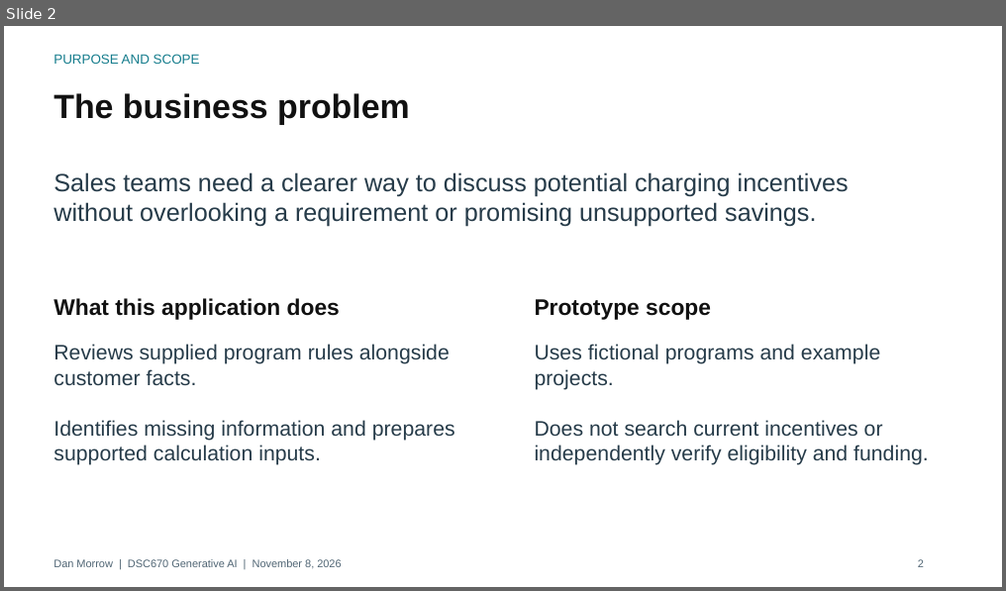
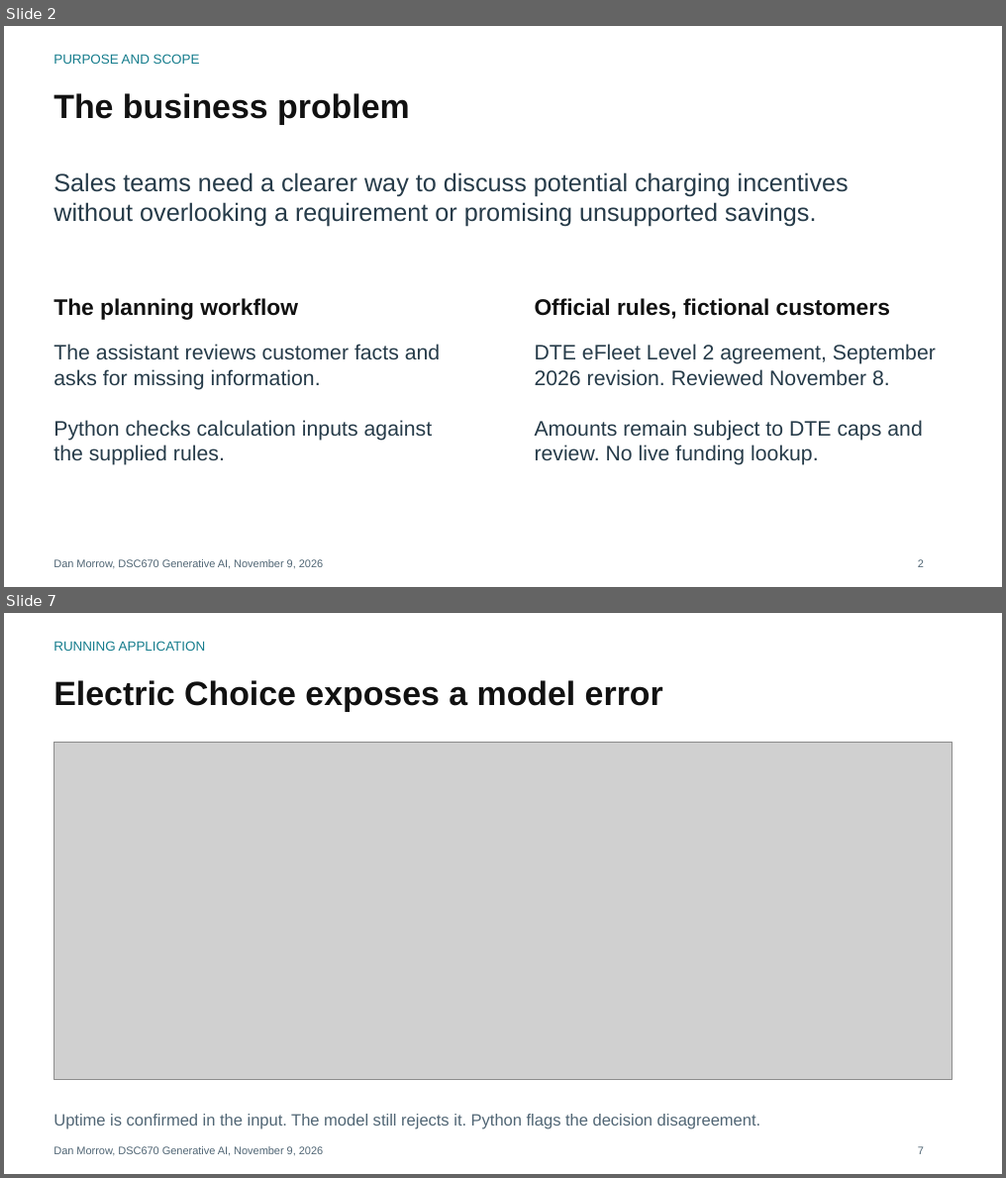
Before and after one commit to danof2morrow/data-science-portfolio, a slide deck: generative-ai/commercial-fleet-ev-incentive-assistant/commercial_fleet_ev_incentive_assistant_presentation.pptx. Shown one above the other, each under a label of ours: slide 2 before the commit, slides 2 and 7 after it; the slides between them are not shown. The pictures are 1006x591 and 1006x1178 pixels, drawn with LibreOffice and Linux fonts; fonts in the diff are those of the drawing; grey boxes stand for pictures. Boxes give left, top, right and bottom in pixels: in the first picture for what was removed or moved away, otherwise in the second. Text is boxed around its words. In the diff, an @@ line names an element or a change of style, - is before the commit and + after.

Commit message:
Complete DTE Streamlit portfolio with trained model evidence and live limitations

```diff
--- a/generative-ai/commercial-fleet-ev-incentive-assistant/commercial_fleet_ev_incentive_assistant_presentation.pptx
+++ b/generative-ai/commercial-fleet-ev-incentive-assistant/commercial_fleet_ev_incentive_assistant_presentation.pptx
@@ slide 7 added at (4, 613, 1002, 1174), background #FFFFFF @@
@@ text added at (54, 641, 205, 651), 12.8 pt, text #167D8D @@
+RUNNING APPLICATION
@@ text added at (54, 680, 663, 712), 32.2 pt, text #111111, bold @@
+Electric Choice exposes a model error
@@ picture added at (54, 742, 952, 1079) @@
@@ text added at (54, 1114, 761, 1130), 15.8 pt, text #516675 @@
+Uptime is confirmed in the input. The model still rejects it. Python flags the decision disagreement.
@@ text added at (54, 1147, 323, 1157), 10.5 pt, text #516675 @@
+Dan Morrow, DSC670 Generative AI, November 9, 2026
@@ text added at (918, 1147, 924, 1155), 10.5 pt, text #516675 @@
+7
@@ slide 2 changed as well @@
@@ text at (54, 298, 298, 320): text changed @@
-What this application does
+The planning workflow
@@ text at (535, 298, 890, 319): text changed @@
-Prototype scope
+Official rules, fictional customers
@@ text at (54, 344, 440, 466): text changed @@
-Reviews supplied program rules alongside customer facts.
-Identifies missing information and prepares supported calculation inputs.
+The assistant reviews customer facts and asks for missing information.
+Python checks calculation inputs against the supplied rules.
@@ text at (535, 344, 936, 466): text changed @@
-Uses fictional programs and example projects.
-Does not search current incentives or independently verify eligibility and funding.
+DTE eFleet Level 2 agreement, September 2026 revision. Reviewed November 8.
+Amounts remain subject to DTE caps and review. No live funding lookup.
@@ text at (54, 560, 323, 570): text changed @@
-Dan Morrow | DSC670 Generative AI | November 8, 2026
+Dan Morrow, DSC670 Generative AI, November 9, 2026
```
Also in this commit, not shown: 3 other slides changed, 3 other slides added, 4 slides removed, 23 other files.
